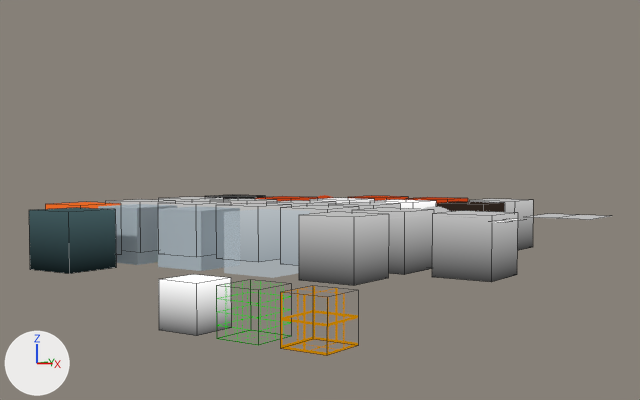
Before and after pictures for a commit that changed the Blender file assets/test_chambers/materials.blend.
The view is the same before and after, from a camera (50 mm lens) standing at (23.99, -25.86, 2.67) and looking at (5.31, 1.01, 1.21). Arrows for +X, +Y and +Z are at lower left; the lights stay in place. Mesh edges are drawn as thin lines on the coarser meshes.

In view in the first picture: 'ambient block', 'ambient block.001', 'ambient block.002', 'ambient block.004', 'ambient block.005', 'ambient block.006', 'ambient block.007', 'ambient block.019', 'ambient block.020', 'ambient block.026', 'ambient block.027', 'ambient block.032'.
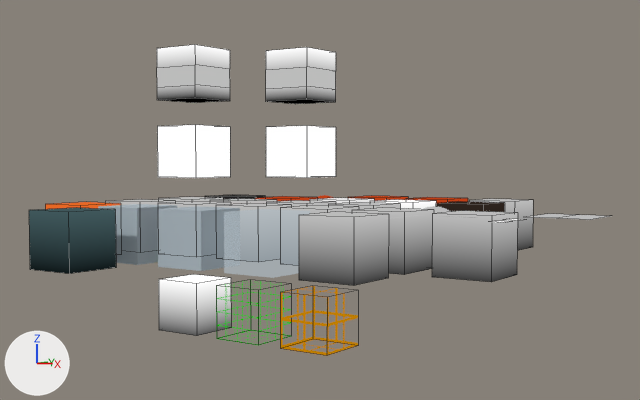
What differs and where, as boxes [x1, y1, x2, y2] in the pictures (640 x 400 px):
'concrete wall lighten.001', added: after [157, 45, 230, 103]
'concrete wall lighten', added: after [157, 125, 230, 178]
'concrete wall lighten.003', added: after [266, 47, 336, 104]
'concrete wall lighten.002', added: after [266, 126, 336, 178]

The change, as a diff of the scene's bpy script:
```diff
--- a/assets/test_chambers/materials.blend.py
+++ b/assets/test_chambers/materials.blend.py
@@ mat_metalwall048b_color_blend @@
+mat_metalwall048b_color_blend = bpy.data.materials.new('metalwall048b_color_blend')
+# nodes: Emission, Mix, OutputMaterial, VertexColor
@@ mat_metalwall048b_lighten @@
+mat_metalwall048b_lighten = bpy.data.materials.new('metalwall048b_lighten')
+# nodes: CombineColor, Emission, Mix, OutputMaterial, SeparateColor, VertexColor
@@ mat_concrete_modular_wall001d_color_blend @@
+mat_concrete_modular_wall001d_color_blend = bpy.data.materials.new('concrete_modular_wall001d_color_blend')
+# nodes: Emission, Mix, OutputMaterial, VertexColor
@@ mat_concrete_modular_wall001d_lighten @@
+mat_concrete_modular_wall001d_lighten = bpy.data.materials.new('concrete_modular_wall001d_lighten')
+# nodes: CombineColor, Emission, Mix, OutputMaterial, SeparateColor, VertexColor
@@ me_cube_034 @@
+me_cube_034.from_pydata(...)  # 16 vertices, 14 faces; spans x -1.0..1.0, y -1.0..1.0, z -1.0..1.0
+me_cube_034.materials.append(mat_metalwall048b_color_blend)  # its picture is missing
@@ me_cube_033 @@
+me_cube_033.from_pydata(...)  # a box spanning x -1.0..1.0, y -1.0..1.0, z -1.0..1.0
+me_cube_033.materials.append(mat_metalwall048b_lighten)  # its picture is missing
@@ me_cube_035 @@
+me_cube_035.from_pydata(...)  # 16 vertices, 14 faces; spans x -1.0..1.0, y -1.0..1.0, z -1.0..1.0
+me_cube_035.materials.append(mat_concrete_modular_wall001d_color_blend)  # its picture is missing
@@ me_cube_031 @@
+me_cube_031.from_pydata(...)  # a box spanning x -1.0..1.0, y -1.0..1.0, z -1.0..1.0
+me_cube_031.materials.append(mat_concrete_modular_wall001d_lighten)  # its picture is missing
@@ ob_concrete_wall_lighten_003 @@
+ob_concrete_wall_lighten_003 = bpy.data.objects.new('concrete wall lighten.003', me_cube_034)
+ob_concrete_wall_lighten_003.location = (3.0, 3.0, 6.0)
@@ ob_concrete_wall_lighten_002 @@
+ob_concrete_wall_lighten_002 = bpy.data.objects.new('concrete wall lighten.002', me_cube_033)
+ob_concrete_wall_lighten_002.location = (3.0, 3.0, 3.0)
@@ ob_concrete_wall_lighten_001 @@
+ob_concrete_wall_lighten_001 = bpy.data.objects.new('concrete wall lighten.001', me_cube_035)
+ob_concrete_wall_lighten_001.location = (0.0, 0.0, 6.0)
@@ ob_concrete_wall_lighten @@
+ob_concrete_wall_lighten = bpy.data.objects.new('concrete wall lighten', me_cube_031)
+ob_concrete_wall_lighten.location = (0.0, 0.0, 3.0)
```
